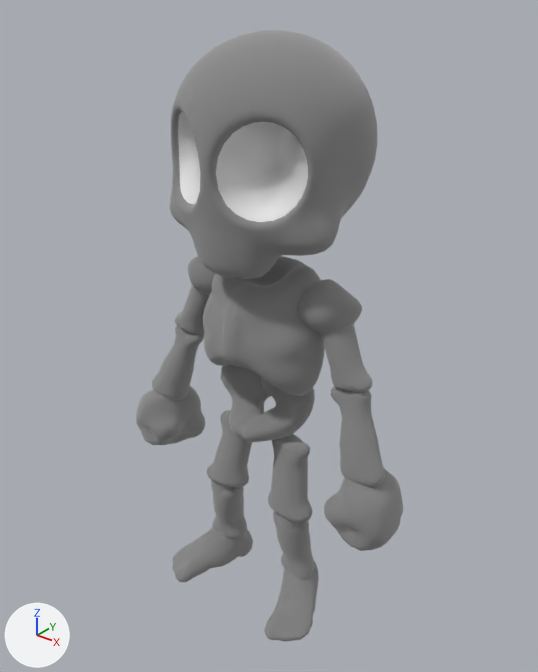
Two versions of the FBX model Assets/_______PROJECT______/Models/Skeleton/Skull_Chara.fbx, one commit apart.
Both versions are drawn from a 50 mm camera at (1.374, -1.721, 2.061) aimed at (-0.017, 0.018, 0.983). Arrows for +X, +Y and +Z are at lower left; the lights stay in place.

The first picture shows 'Body_LP'.
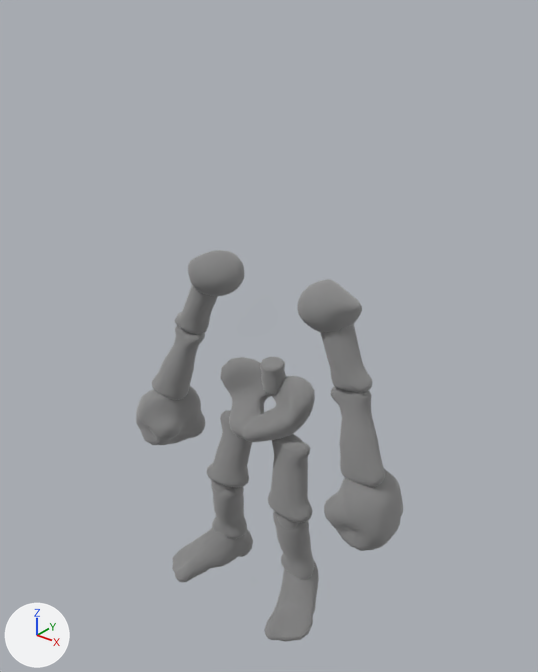
Where the change shows, as pixel boxes (x1, y1, x2, y2) in the pictures (538 x 672 px):
```json
{"object": "Body_LP", "change": "reshaped", "before": [136, 30, 403, 642], "after": [136, 250, 403, 642], "on screen": "36% shorter"}
{"part": 1, "of": "me_pm3d_sphere3d1_1_001", "change": "deleted", "before": [170, 30, 377, 279]}
{"part": 2, "of": "me_pm3d_sphere3d1_1_001", "change": "cut back", "before": [203, 256, 325, 396]}
```

The change, as JSON lines over the scene's bpy script:
```json
{"block": "me_pm3d_sphere3d1_1_001", "where": "# used by ob_body_lp; location = (0.0, 0.0, 0.0)"}
{"op": "remove", "block": "me_pm3d_sphere3d1_1_001", "code": "me_pm3d_sphere3d1_1_001.from_pydata(...)  # 7148 vertices, 7139 faces; spans x -0.55..0.55, y -0.28..0.32, z 0.0..1.92"}
{"op": "add", "block": "me_pm3d_sphere3d1_1_001", "code": "me_pm3d_sphere3d1_1_001.from_pydata(...)  # 4483 vertices, 4451 faces; spans x -0.55..0.55, y -0.28..0.1, z 0.0..1.24"}
{"block": "me_pm3d_sphere3d1_1_001", "change": "me_pm3d_sphere3d1_1_001 part 1: the loose piece of 1688 vertices spanning x -0.3..0.3, y -0.28..0.32, z 1.26..1.92 is deleted"}
{"block": "me_pm3d_sphere3d1_1_001", "change": "me_pm3d_sphere3d1_1_001 part 2: 2 vertices moved within x -0.17..0.17, y 0.06, z 1.13; 784 vertices removed from x -0.22..0.22, y -0.21..0.17, z 0.85..1.26"}
{"op": "remove", "block": "me_pm3d_sphere3d1_1_001", "code": "me_pm3d_sphere3d1_1_001.materials.append(mat_head_mat)  # grey #bcbcbc"}
{"op": "remove", "block": "me_pm3d_sphere3d1_1_001", "code": "me_pm3d_sphere3d1_1_001.materials.append(mat_eyes)  # white #e7e7e7"}
```
